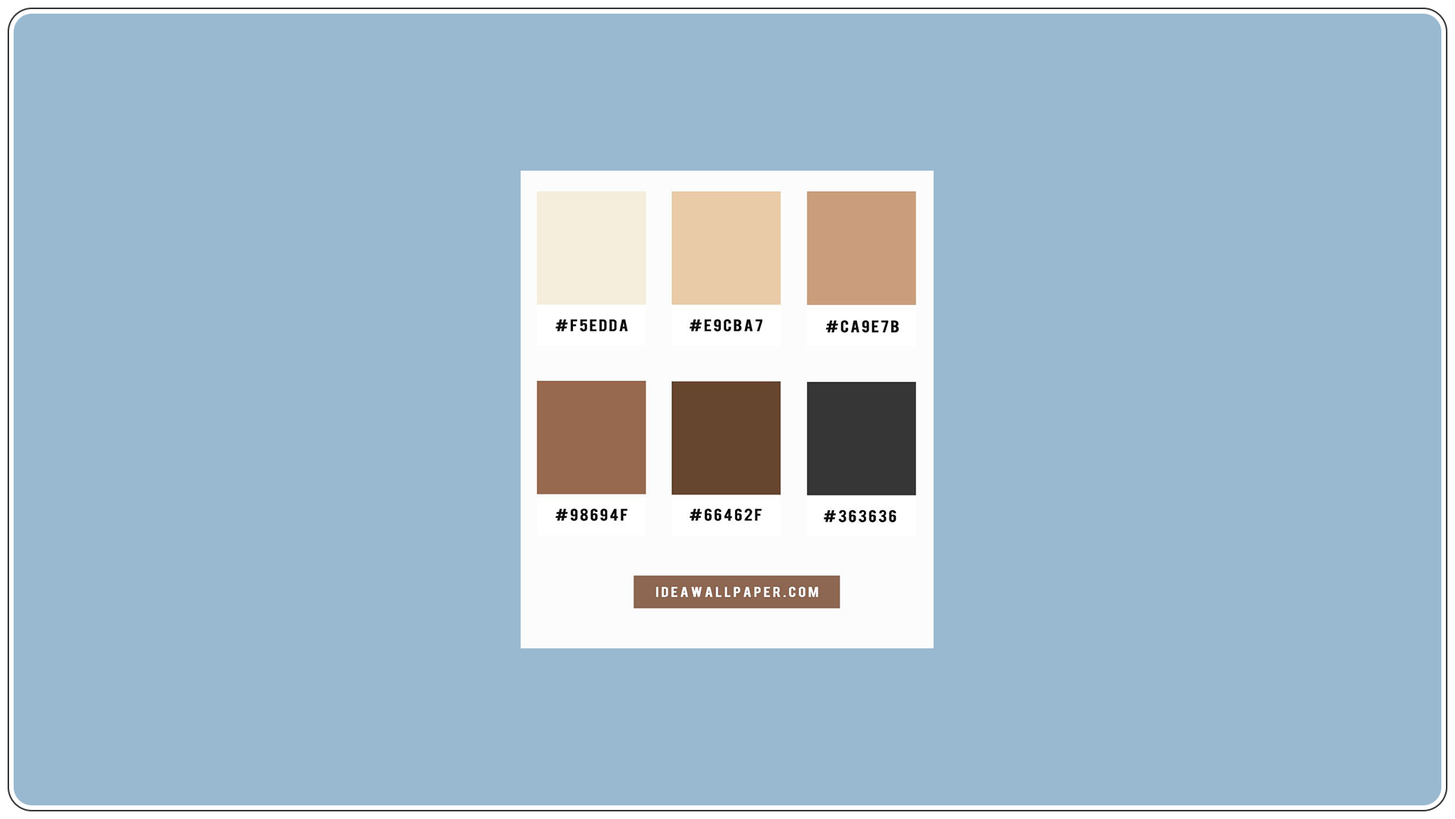
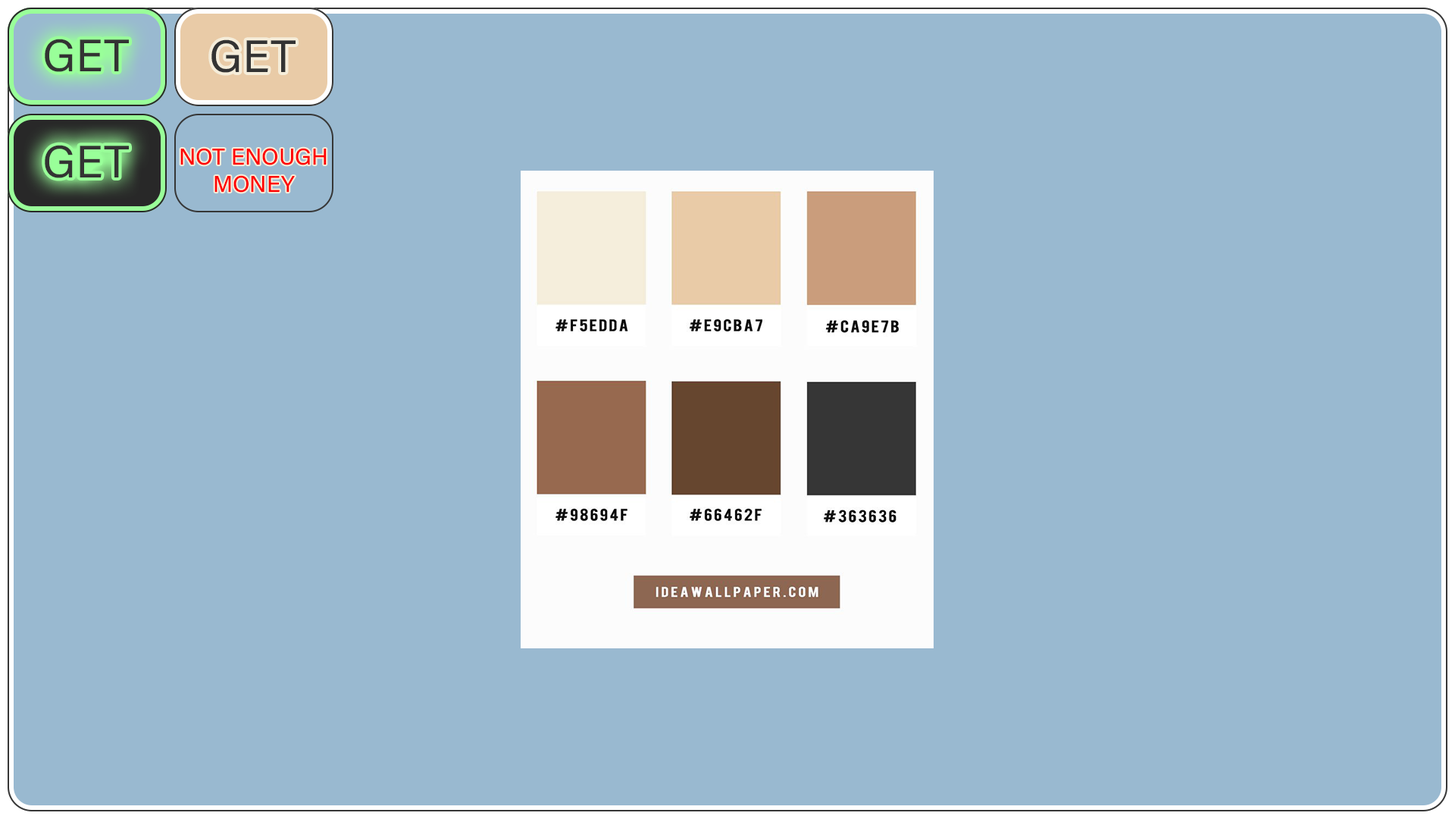
The second 1455 x 819 image is a revision of the first. Changes to its layers:
added group "Group 1 copy 4" with 3 layers above "Group 1 copy 2" over [174, 113, 334, 213]
added layer "NOT ENOUGH MONEY" in group "Group 1 copy 4" over [180, 147, 327, 193]
added layer "Rounded Rectangle 1 copy" (1st of 5, in "Group 1 copy 4") in group "Group 1 copy 4" over [174, 113, 334, 213]
added group "Group 1 copy 2" with 3 layers above "Group 1 copy 3" over [174, 7, 334, 107]
added layer "GET" in group "Group 1 copy 2" over [211, 39, 296, 73]
added layer "Rounded Rectangle 1 copy" (2nd of 5, in "Group 1 copy 2") in group "Group 1 copy 2" over [174, 7, 334, 107]
added layer "Rounded Rectangle 1" (2nd of 5, in "Group 1 copy 2") in group "Group 1 copy 2" over [174, 7, 334, 107]
added group "Group 1 copy 3" with 3 layers above "Group 1 copy" over [7, 113, 167, 213]
added layer "GET copy" (1st of 2, in "Group 1 copy 3") in group "Group 1 copy 3" over [44, 144, 129, 179]
added layer "Rounded Rectangle 1 copy" (3rd of 5, in "Group 1 copy 3") in group "Group 1 copy 3" over [7, 113, 167, 213]
added layer "Rounded Rectangle 1" (3rd of 5, in "Group 1 copy 3") in group "Group 1 copy 3" over [7, 113, 167, 213]
added group "Group 1 copy" with 3 layers above "Group 1" over [7, 7, 167, 107]
added layer "GET copy" (2nd of 2, in "Group 1 copy") in group "Group 1 copy" over [44, 38, 129, 73]
added layer "Rounded Rectangle 1 copy" (4th of 5, in "Group 1 copy") in group "Group 1 copy" over [7, 7, 167, 107]
added layer "Rounded Rectangle 1" (4th of 5, in "Group 1 copy") in group "Group 1 copy" over [7, 7, 167, 107]
added group "Group 1" with 2 layers over [7, 7, 334, 213]
moved "Rounded Rectangle 1 copy" (5th of 5, in "Group 1") into group "Group 1" over [7, 7, 334, 213]
moved "Rounded Rectangle 1" (5th of 5, in "Group 1") into group "Group 1" over [7, 7, 334, 213]
